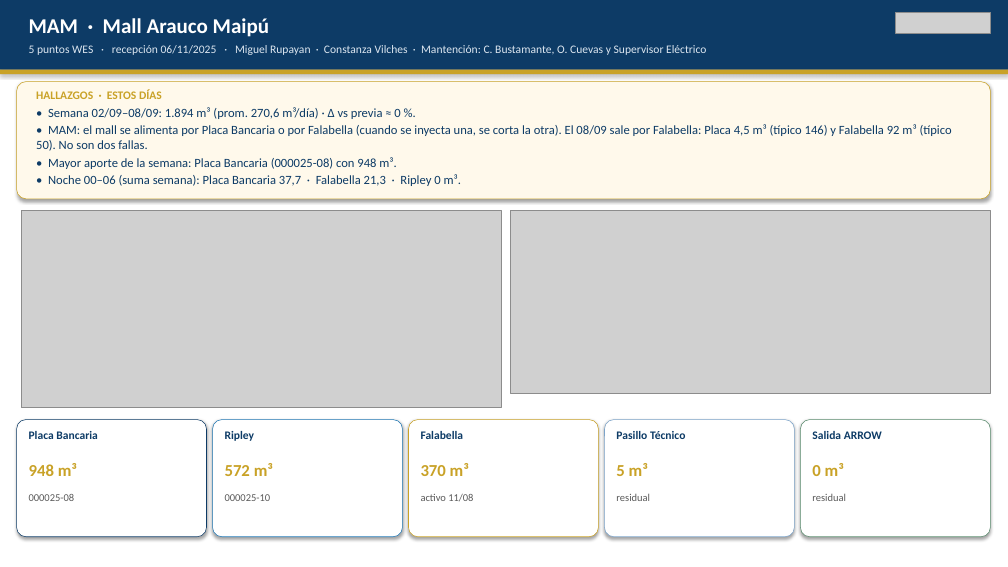
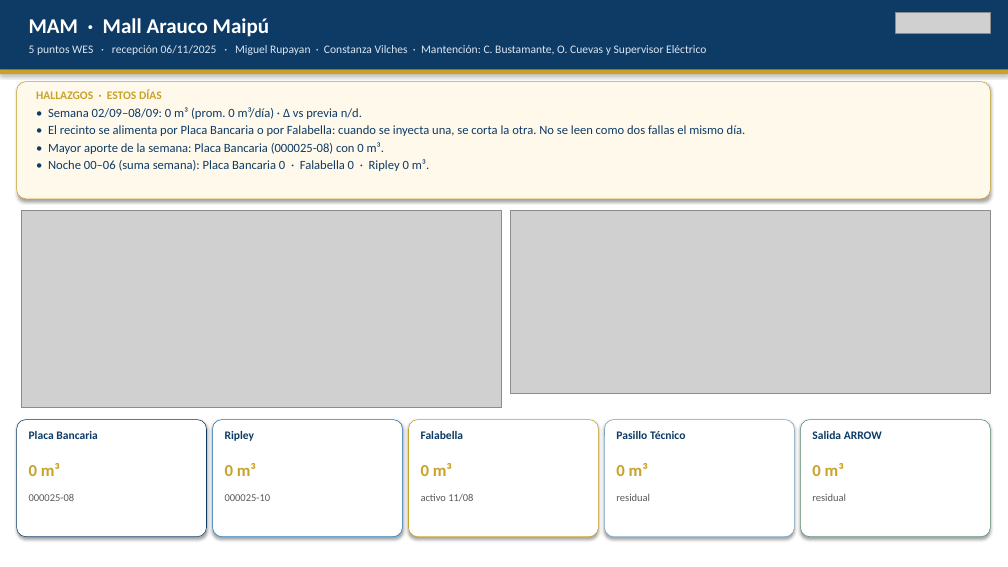
Before and after one commit to anibaloperacionesWes/wes-scripts, a slide deck: slide 5 of reports/Parque_Arauco/CONSOLIDADO/Consolidado_PA_7malls_20260908.pptx. Drawn at 1008x567 pixels with LibreOffice and Linux fonts; fonts in the diff are those of the drawing; grey boxes stand for pictures. Boxes give left, top, right and bottom in pixels: in the first picture for what was removed or moved away, otherwise in the second. Text is boxed around its words. In the diff, an @@ line names an element or a change of style, - is before the commit and + after.

```diff
--- a/reports/Parque_Arauco/CONSOLIDADO/Consolidado_PA_7malls_20260908.pptx
+++ b/reports/Parque_Arauco/CONSOLIDADO/Consolidado_PA_7malls_20260908.pptx
@@ text at bbox=[48, 107, 746, 171]: text changed @@
-• Semana 02/09–08/09: 1.894 m³ (prom. 270,6 m³/día) · Δ vs previa ≈ 0 %.
-• MAM: el mall se alimenta por Placa Bancaria o por Falabella (cuando se inyecta una, se corta la otra). El 08/09 sale por Falabella: Placa 4,5 m³ (típico 146) y Falabella 92 m³ (típico 50). No son dos fallas.
-• Mayor aporte de la semana: Placa Bancaria (000025-08) con 948 m³.
-• Noche 00–06 (suma semana): Placa Bancaria 37,7 · Falabella 21,3 · Ripley 0 m³.
+• Semana 02/09–08/09: 0 m³ (prom. 0 m³/día) · Δ vs previa n/d.
+• El recinto se alimenta por Placa Bancaria o por Falabella: cuando se inyecta una, se corta la otra. No se leen como dos fallas el mismo día.
+• Mayor aporte de la semana: Placa Bancaria (000025-08) con 0 m³.
+• Noche 00–06 (suma semana): Placa Bancaria 0 · Falabella 0 · Ripley 0 m³.
@@ text at bbox=[29, 463, 60, 476]: text changed @@
-948 m³
+0 m³
@@ text at bbox=[225, 463, 256, 476]: text changed @@
-572 m³
+0 m³
@@ text at bbox=[421, 463, 452, 476]: text changed @@
-370 m³
+0 m³
@@ text at bbox=[616, 463, 648, 476]: text changed @@
-5 m³
+0 m³
```
Also in this commit, not shown: 9 other slides changed, 1 other file.
